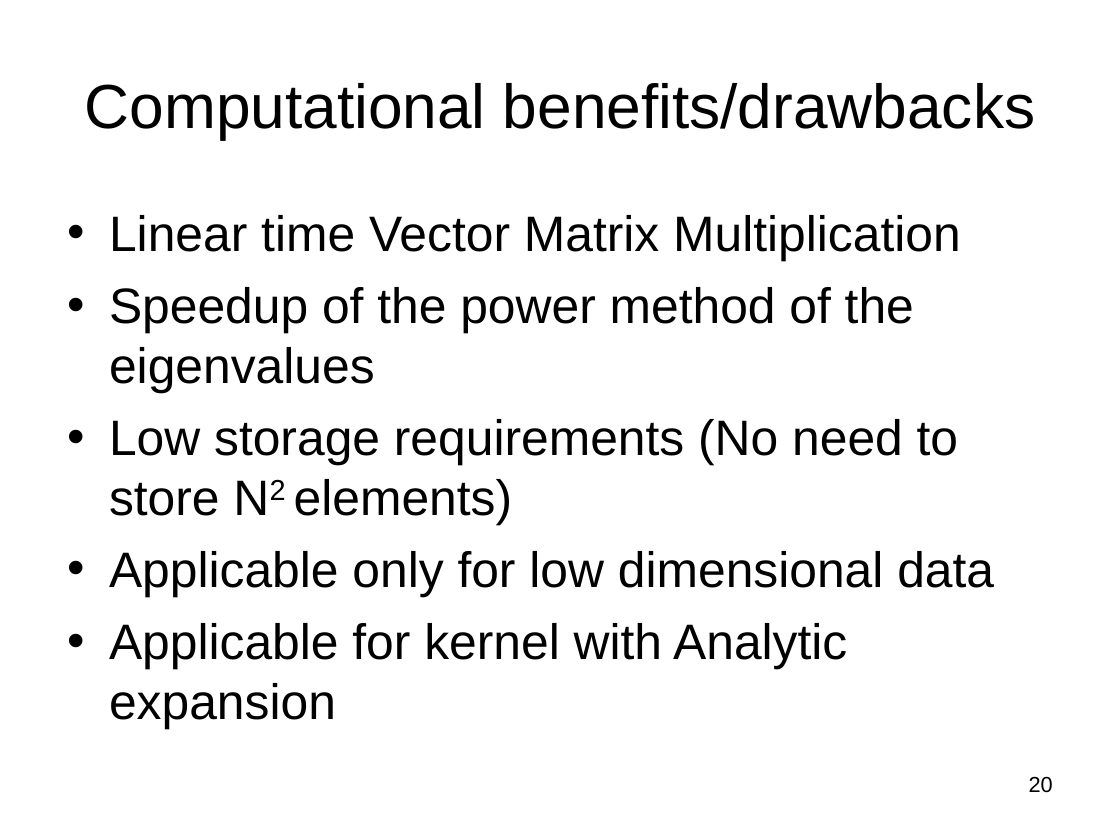
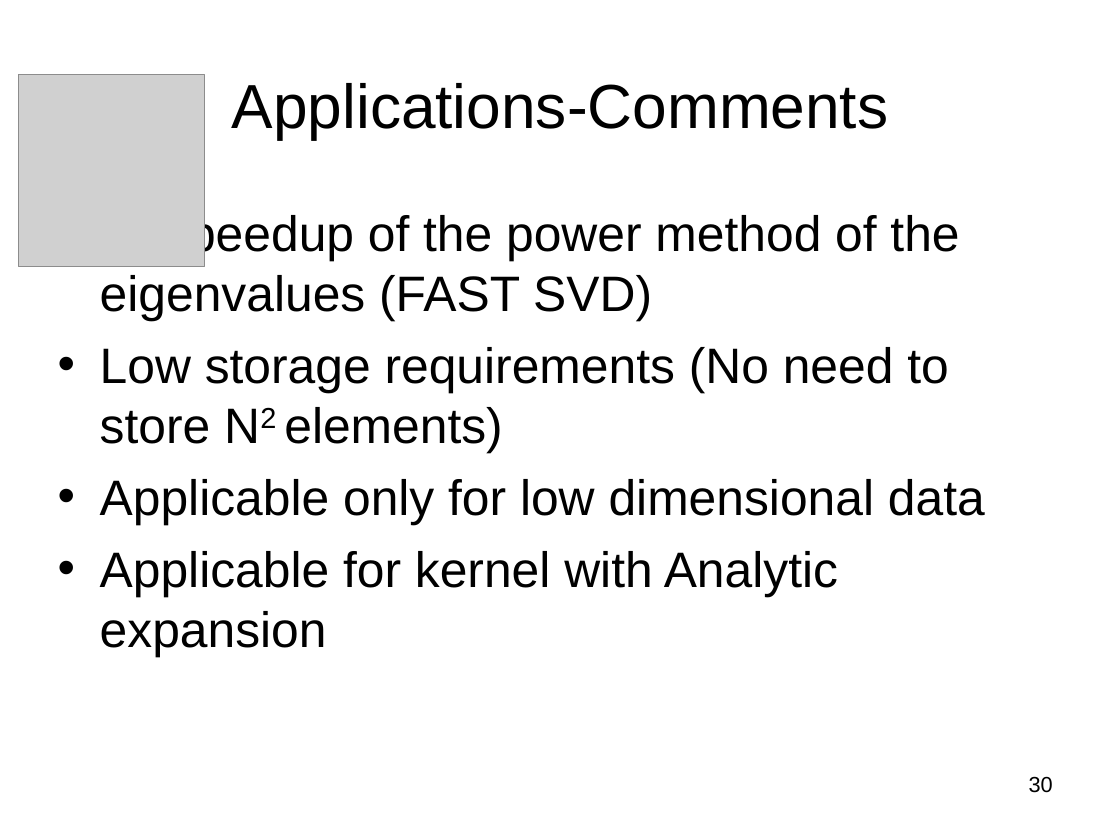
Before and after one commit to subailong/mlpack, a slide deck: slide 30 of fastlib/u/nvasil/docs/proposal/proposal.ppt (slide 20 before the commit). Drawn at 1120x840 pixels with LibreOffice and Linux fonts; fonts in the diff are those of the drawing; grey boxes stand for pictures. Boxes give left, top, right and bottom in pixels: in the first picture for what was removed or moved away, otherwise in the second. Text is boxed around its words. In the diff, an @@ line names an element or a change of style, - is before the commit and + after.

```diff
--- a/fastlib/u/nvasil/docs/proposal/proposal.ppt
+++ b/fastlib/u/nvasil/docs/proposal/proposal.ppt
@@ picture added at [19, 75, 205, 267] @@
@@ title at [232, 83, 889, 139]: text changed @@
-Computational benefits/drawbacks
+Applications-Comments
@@ text "Speedup of the power method ...": place and size @@
-text "Speedup of the power method ..." at [109, 215, 994, 729]
+text "Speedup of the power method ..." at [100, 211, 985, 657]
@@ text at [100, 211, 959, 321]: text changed @@
-• Linear time Vector Matrix Multiplication
-• Speedup of the power method of the eigenvalues
+• Speedup of the power method of the eigenvalues (FAST SVD)
@@ page number at [1029, 776, 1053, 793]: text changed @@
-20
+30
```
Also in this commit, not shown: 23 other slides changed, 8 slides added, 2 slides removed, 2 other files.
